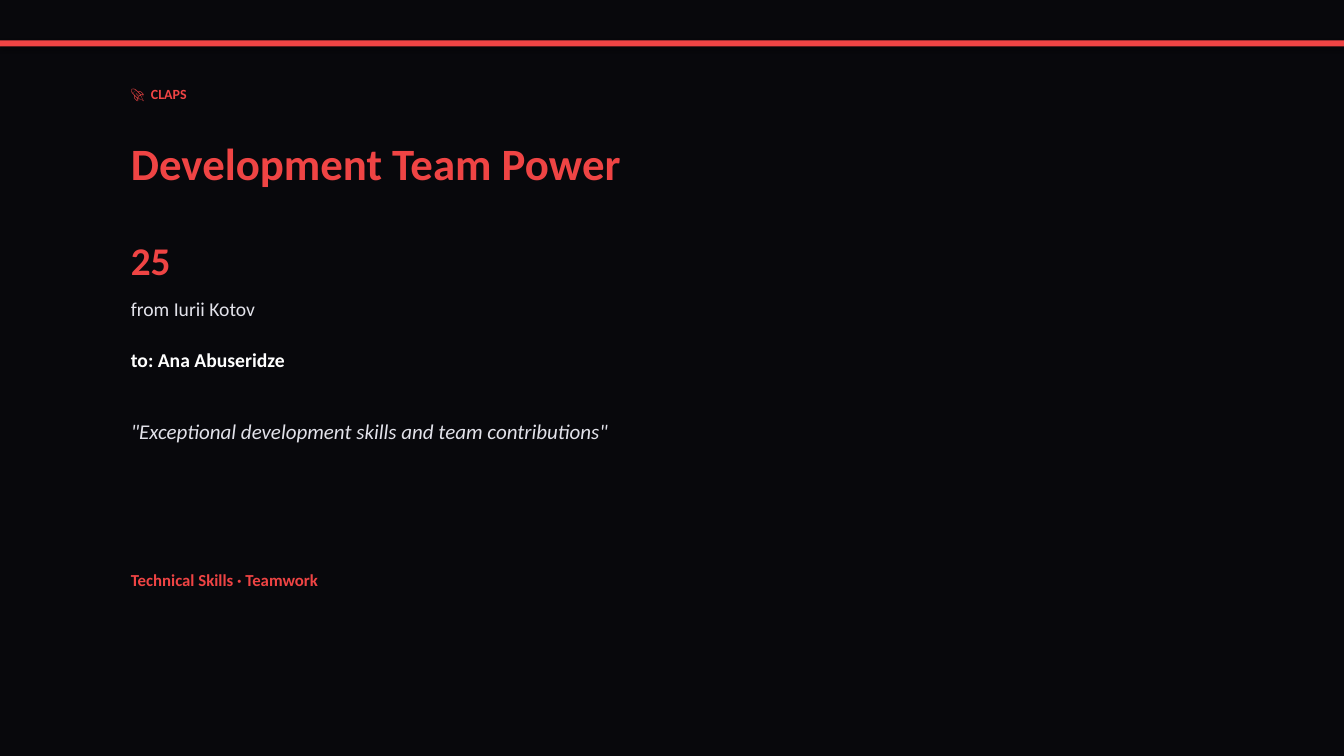
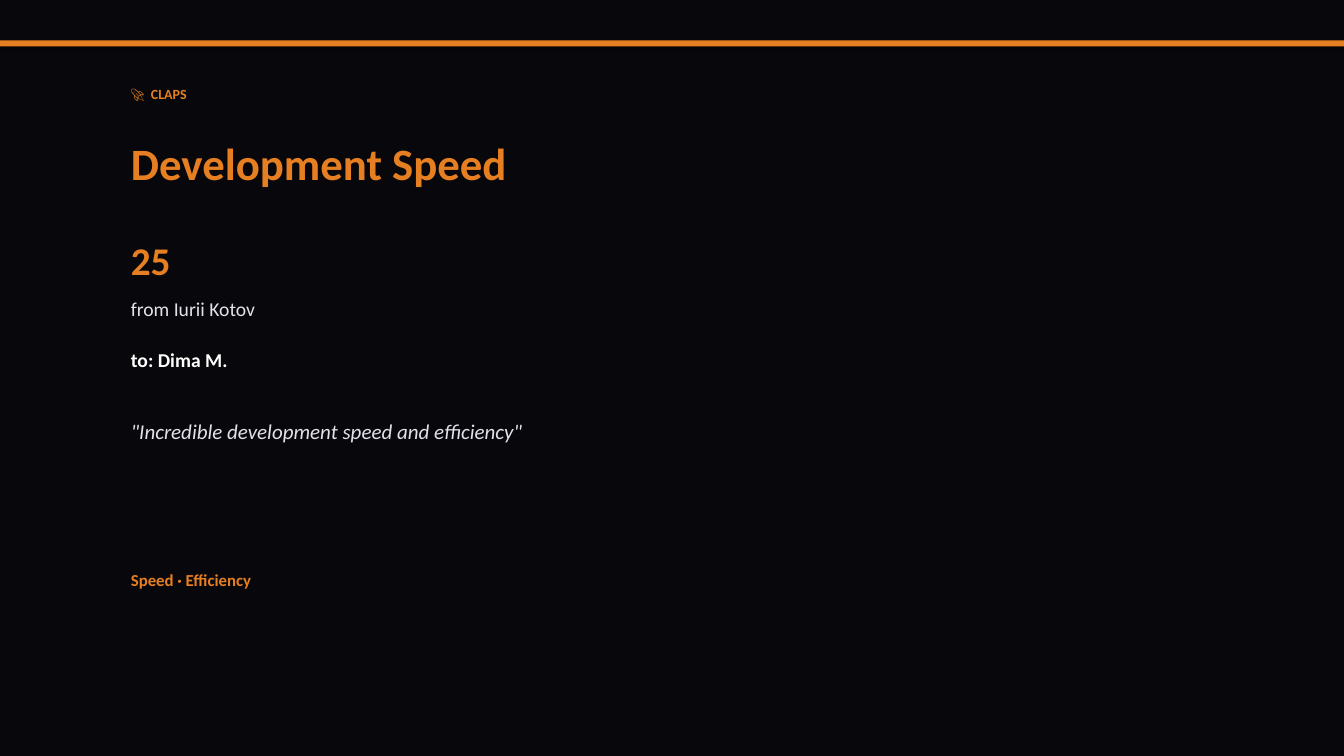
Before and after one commit to liliyagarifullina-maker/appodeal-pulse, a slide deck: slide 11 of data/archive/pulse_2026-03-14.pptx. Drawn at 1344x756 pixels with LibreOffice and Linux fonts; fonts in the diff are those of the drawing. Boxes give left, top, right and bottom in pixels: in the first picture for what was removed or moved away, otherwise in the second. Text is boxed around its words. In the diff, an @@ line names an element or a change of style, - is before the commit and + after.

```diff
--- a/data/archive/pulse_2026-03-14.pptx
+++ b/data/archive/pulse_2026-03-14.pptx
@@ rectangle at [0,40,1344,46]: fill #EF4444 to #E67E22 @@
@@ text "🚀 CLAPS" at [151,90,187,99]: text colour #EF4444 to #E67E22 @@
@@ text at [131,148,506,187]: text changed; text colour #EF4444 to #E67E22 @@
-Development Team Power
+Development Speed
@@ text "25" at [131,249,171,276]: text colour #EF4444 to #E67E22 @@
@@ text at [131,353,227,367]: text changed @@
-to: Ana Abuseridze
+to: Dima M.
@@ text at [131,424,522,443]: text changed @@
-"Exceptional development skills and team contributions"
+"Incredible development speed and efficiency"
@@ text at [131,574,251,589]: text changed; text colour #EF4444 to #E67E22 @@
-Technical Skills · Teamwork
+Speed · Efficiency
```
Also in this commit, not shown: 13 other slides changed, 3 slides added, 2 slides removed, 2 other files.
